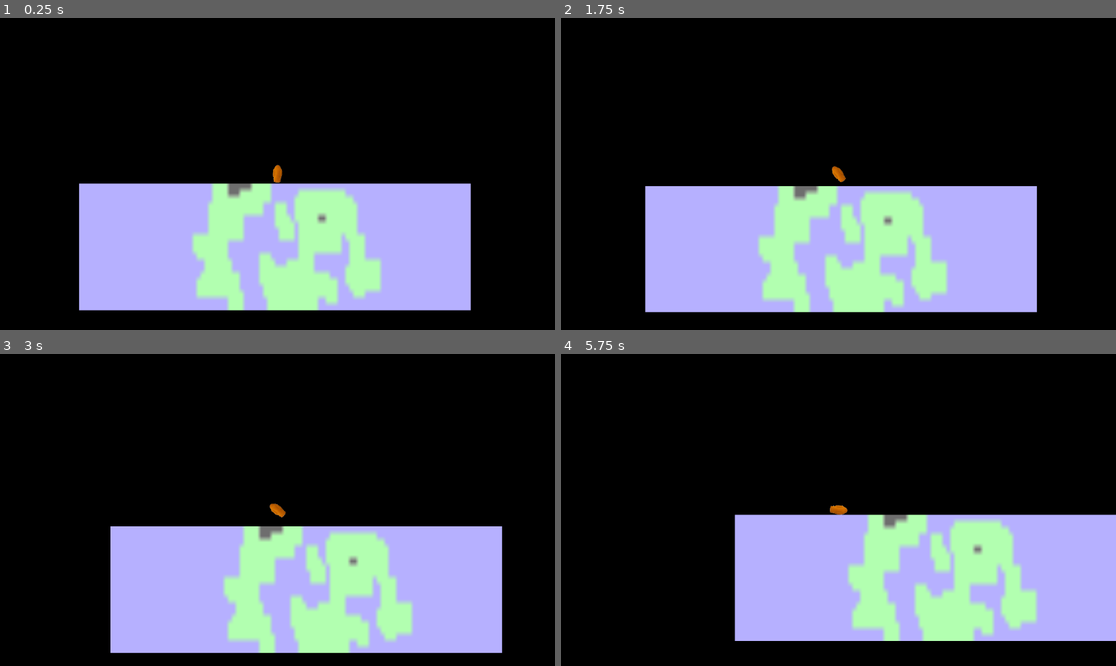
Above: before the commit, frames 1-4 (two rows, left to right).
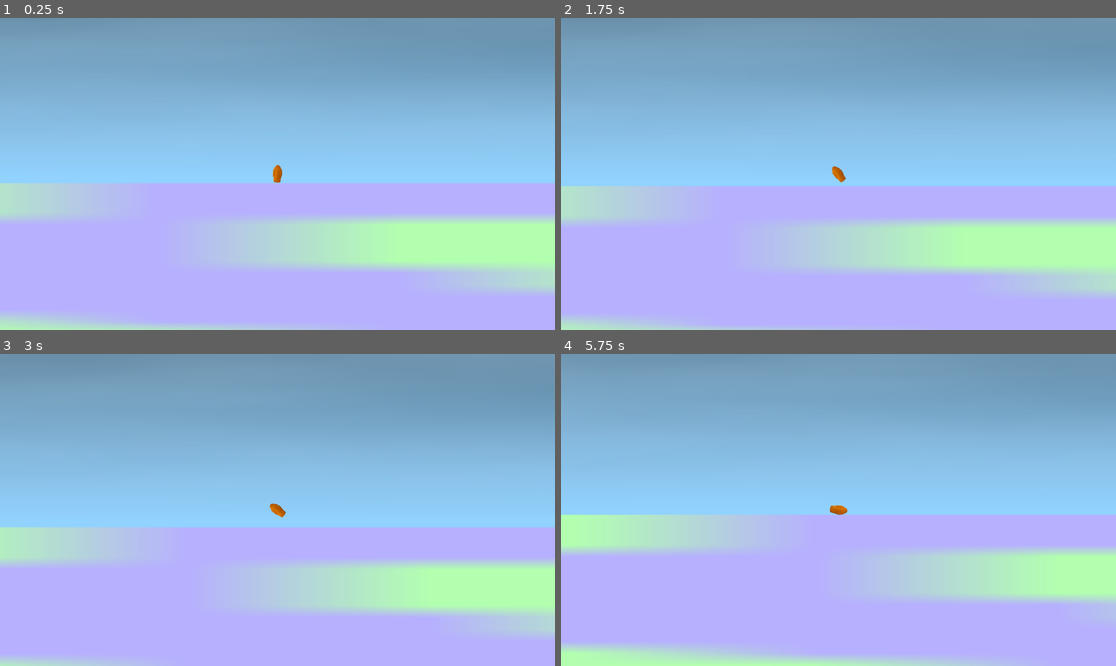
Above: after the commit, the same moments.

Repository: MrEgggga/space-debris-game
Game: Godot game, scene res://main.tscn
Same seed, same stepped clock (60 frames per second), same inputs: the game is played once before the commit and once after it.
Inputs:
- Up to frame 1 (0.25 s): no input
- Up to frame 2 (1.75 s): tap Enter (ui_accept) at 0.5, 0.77, 1.52 s; hold Right (ui_right) 0.53-1.28 s; hold Left (ui_left) from 1.28 s (still down)
- Up to frame 3 (3 s): release Left (ui_left) at 2.03 s; hold Right (ui_right) from 2.03 s (still down)
- Up to frame 4 (5.75 s): tap Enter (ui_accept) at 3.02, 3.77, 4.52 s; release Right (ui_right) at 3.53 s; hold Left (ui_left) from 3.53 s (still down)

The runs differ from the first frame. In frame 1, 84% of the frame differs, in the area x 0-100%, y 0-100%; in frame 2, 84%; in frame 3, 84%; in frame 4, 84%.

Commit message:
fancy environment

Diff:
--- /dev/null
+++ b/clouds.gdshader
@@ -0,0 +1,7 @@
+shader_type canvas_item;
+
+void fragment() {
+	float alpha2 = min(UV.y * 5.0, 1.0);
+	vec4 usualColor = texture(TEXTURE, UV);
+	COLOR = vec4(usualColor.rgb, usualColor.a * alpha2);
+}
--- a/main.tscn
+++ b/main.tscn
@@ -1,27 +1,91 @@
-[gd_scene load_steps=4 format=3 uid="uid://cxcvd636mg2u"]
+[gd_scene load_steps=15 format=3 uid="uid://cxcvd636mg2u"]
 
-[ext_resource type="PackedScene" uid="uid://dd0gle0ujy414" path="res://rigid_body_2d.tscn" id="1_7e8on"]
+[ext_resource type="PackedScene" uid="uid://dd0gle0ujy414" path="res://rocket.tscn" id="1_7e8on"]
 [ext_resource type="Texture2D" uid="uid://qbkse4pjxlxn" path="res://earth_surface.png" id="2_ndneq"]
+[ext_resource type="PackedScene" uid="uid://dftbtp2wun6a7" path="res://debris.tscn" id="3_fjb02"]
+[ext_resource type="Shader" path="res://clouds.gdshader" id="4_3gcr6"]
+
+[sub_resource type="Gradient" id="Gradient_0ltl4"]
+colors = PackedColorArray(0, 0, 0, 0, 0.573619, 0.823874, 1, 1)
+
+[sub_resource type="GradientTexture2D" id="GradientTexture2D_80e8l"]
+gradient = SubResource("Gradient_0ltl4")
+fill_to = Vector2(0, 1)
 
 [sub_resource type="RectangleShape2D" id="RectangleShape2D_ebxpi"]
-size = Vector2(1633, 522)
+size = Vector2(100000, 1000)
+
+[sub_resource type="ShaderMaterial" id="ShaderMaterial_tklgn"]
+shader = ExtResource("4_3gcr6")
+
+[sub_resource type="Gradient" id="Gradient_puyl8"]
+colors = PackedColorArray(1, 1, 1, 0, 1, 1, 1, 1)
+
+[sub_resource type="FastNoiseLite" id="FastNoiseLite_uc1oq"]
+
+[sub_resource type="NoiseTexture2D" id="NoiseTexture2D_c5yhl"]
+normalize = false
+color_ramp = SubResource("Gradient_puyl8")
+noise = SubResource("FastNoiseLite_uc1oq")
+
+[sub_resource type="Gradient" id="Gradient_1yqsk"]
+offsets = PackedFloat32Array(0, 0.869652, 0.924378)
+colors = PackedColorArray(0, 0, 0, 0, 1, 1, 1, 0, 1, 1, 1, 1)
+
+[sub_resource type="FastNoiseLite" id="FastNoiseLite_k10ld"]
+noise_type = 5
+frequency = 1.0
+
+[sub_resource type="NoiseTexture2D" id="NoiseTexture2D_wcdyu"]
+width = 2048
+height = 2048
+color_ramp = SubResource("Gradient_1yqsk")
+noise = SubResource("FastNoiseLite_k10ld")
 
 [node name="main" type="Node2D"]
 
-[node name="rigid_body_2d" parent="." instance=ExtResource("1_7e8on")]
-position = Vector2(593, 602)
+[node name="atmosphere" type="TextureRect" parent="."]
+offset_left = -50000.0
+offset_top = -3000.0
+offset_right = 50000.0
+texture = SubResource("GradientTexture2D_80e8l")
 
-[node name="static_body_2d" type="StaticBody2D" parent="."]
+[node name="earth" type="StaticBody2D" parent="."]
 
-[node name="collision_shape_2d" type="CollisionShape2D" parent="static_body_2d"]
-position = Vector2(584.5, 906)
+[node name="earth_tex" type="TextureRect" parent="earth"]
+offset_left = -50000.0
+offset_right = 50000.0
+offset_bottom = 1000.0
+texture = ExtResource("2_ndneq")
+
+[node name="collision_shape_2d" type="CollisionShape2D" parent="earth"]
+position = Vector2(0, 500)
 shape = SubResource("RectangleShape2D_ebxpi")
 
-[node name="texture_rect" type="TextureRect" parent="."]
-offset_left = -230.0
-offset_top = 645.0
-offset_right = 1395.0
-offset_bottom = 1170.0
-texture = ExtResource("2_ndneq")
+[node name="rocket" parent="." instance=ExtResource("1_7e8on")]
+position = Vector2(0, -40)
 
-[node name="rigid_body_2d2" type="RigidBody2D" parent="."]
+[node name="debris" parent="." instance=ExtResource("3_fjb02")]
+position = Vector2(-402, -3161)
+
+[node name="parallax_background" type="ParallaxBackground" parent="."]
+
+[node name="parallax_layer" type="ParallaxLayer" parent="parallax_background"]
+position = Vector2(-54, -424)
+motion_offset = Vector2(16384, 0)
+motion_mirroring = Vector2(32768, 0)
+
+[node name="texture_rect" type="TextureRect" parent="parallax_background/parallax_layer"]
+material = SubResource("ShaderMaterial_tklgn")
+offset_left = 34.0
+offset_top = -2205.0
+offset_right = 32802.0
+offset_bottom = 1891.0
+texture = SubResource("NoiseTexture2D_c5yhl")
+
+[node name="texture_rect2" type="TextureRect" parent="parallax_background/parallax_layer"]
+offset_left = 76.0
+offset_top = -34089.0
+offset_right = 32844.0
+offset_bottom = -1321.0
+texture = SubResource("NoiseTexture2D_wcdyu")
